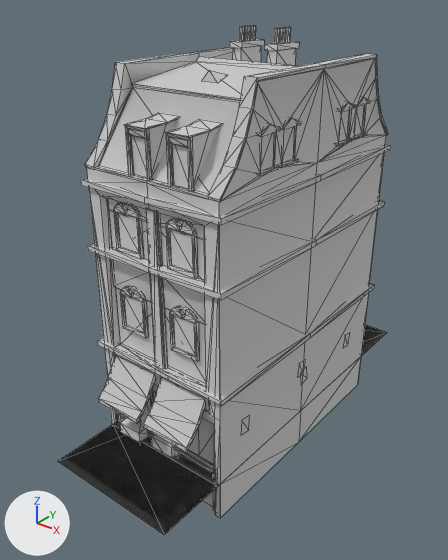
An edit to the glTF model diagonal-residences/data/jakob/buildings/residence_tier04/3x1.gltf, drawn before and after from the same camera.
Camera for both pictures: a 50 mm lens placed at (2.44, -3.36, 2.96), pointed at (-0.1, -0.18, 1.0). Lighting does not change. The marker at lower left points along +X, +Y and +Z. Mesh edges are drawn as thin lines. Objects named as collision shapes, trigger or cutter boxes, shadow casters or lower levels of detail are left out. Where no turn or scale is listed for an object, it has been applied to the vertices.

Script lines for the objects in view, before the commit:
```python
me_mesh_0_003 = bpy.data.meshes.new('Mesh_0.003')
me_mesh_0_003.from_pydata(...)  # 1416 vertices, 1805 faces; spans x 0.43..1.53, y -1.16..1.16, z -0.3..2.67
me_mesh_0_003.materials.append(mat_mat_diff7)  # its picture is missing
me_plane = bpy.data.meshes.new('Plane')
me_plane.from_pydata(...)  # 4 vertices, 2 faces; spans x -0.5..0.5, y -1.5..1.5, z 0.0
me_plane.materials.append(mat_mat_ground)  # picture img_3x1_ground_diff
me_plane_001 = bpy.data.meshes.new('Plane.001')
me_plane_001.from_pydata([(-0.5, -1.0, 0.0), (0.5, -1.0, 0.0), (-0.5, -1.5, 0.0), (0.5, -1.5, 0.0)], [], [(0, 1, 3), (0, 3, 2)])
ob_07_01_lod0 = bpy.data.objects.new('_07_01_lod0', me_mesh_0_003)
ob_07_01_lod0.location = (-1.0, 0.0, 0.0)
ob_feedbackblocker_001 = bpy.data.objects.new('FeedbackBlocker.001', me_plane_001)
ob_feedbackblocker_001.location = (0.0, 0.0, 0.0)
ob_ground = bpy.data.objects.new('ground', me_plane)
ob_ground.location = (0.0, 0.0, 0.0)
```
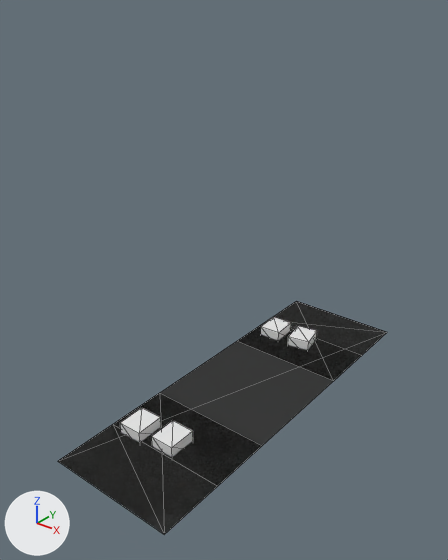
Location of each change, [x1, y1, x2, y2] in pixels of the pictures (448 x 560 px):
'_07_01_lod0', deleted
    before: [81, 25, 391, 518]
'BuildBlocker', added
    after: [58, 302, 385, 534]
'file_h51_center3.002', added (black)
    after: [60, 393, 262, 535]
'file_h51_center3.001', added (black)
    after: [238, 301, 387, 380]
'ground', unchanged, covered by the edit
    before: [58, 325, 385, 535]

What changed in the scene script:
```text
Add img_city_center_diff:
    img_city_center_diff = load_image('city_center_diff', '../../../../../ground-textures/data/jakob/decals/city/city_center_diff.png', 256, 256, 'sRGB')
Add mat_g_city_center1:
    mat_g_city_center1 = principled_material('g_city_center1')
    mat_g_city_center1.texture = img_city_center_diff  # with its transparency
    mat_g_city_center1.metallic = 1.0
    mat_g_city_center1.roughness = 1.0
Add me_data_jakob_decals_city_city_center_cfg_002:
    me_data_jakob_decals_city_city_center_cfg_002.from_pydata(...)  # 4 vertices, 2 faces; spans x -1.5..1.5, y -1.0..1.0, z 0.0
    me_data_jakob_decals_city_city_center_cfg_002.materials.append(mat_g_city_center1)  # picture img_city_center_diff
Add me_plane_003:
    me_plane_003.from_pydata([(-0.5, -1.5, 0.0), (0.5, -1.5, 0.0), (-0.5, 1.5, 0.0), (0.5, 1.5, 0.0)], [], [(0, 1, 3), (0, 3, 2)])
Remove ob_07_01_lod0:
    ob_07_01_lod0 = bpy.data.objects.new('_07_01_lod0', me_mesh_0_003)
    ob_07_01_lod0.location = (-1.0, 0.0, 0.0)
Add ob_file_h51_center3_001:
    ob_file_h51_center3_001 = bpy.data.objects.new('file_h51_center3.001', me_data_jakob_decals_city_city_center_cfg_002)
    ob_file_h51_center3_001.location = (0.0, 1.0, 0.0)
    ob_file_h51_center3_001.rotation_euler = (0.0, 0.0, 1.571)  # degrees (0, 0, 90)
    ob_file_h51_center3_001.scale = (0.333, 0.5, 1.0)
Add ob_file_h51_center3_002:
    ob_file_h51_center3_002 = bpy.data.objects.new('file_h51_center3.002', me_data_jakob_decals_city_city_center_cfg_002)
    ob_file_h51_center3_002.location = (0.0, -1.0, 0.0)
    ob_file_h51_center3_002.rotation_euler = (0.0, 0.0, -1.571)  # degrees (0, 0, -90)
    ob_file_h51_center3_002.scale = (0.333, 0.5, 1.0)
Add ob_buildblocker:
    ob_buildblocker = bpy.data.objects.new('BuildBlocker', me_plane_003)
    ob_buildblocker.location = (0.0, 0.0, 0.0)
```
